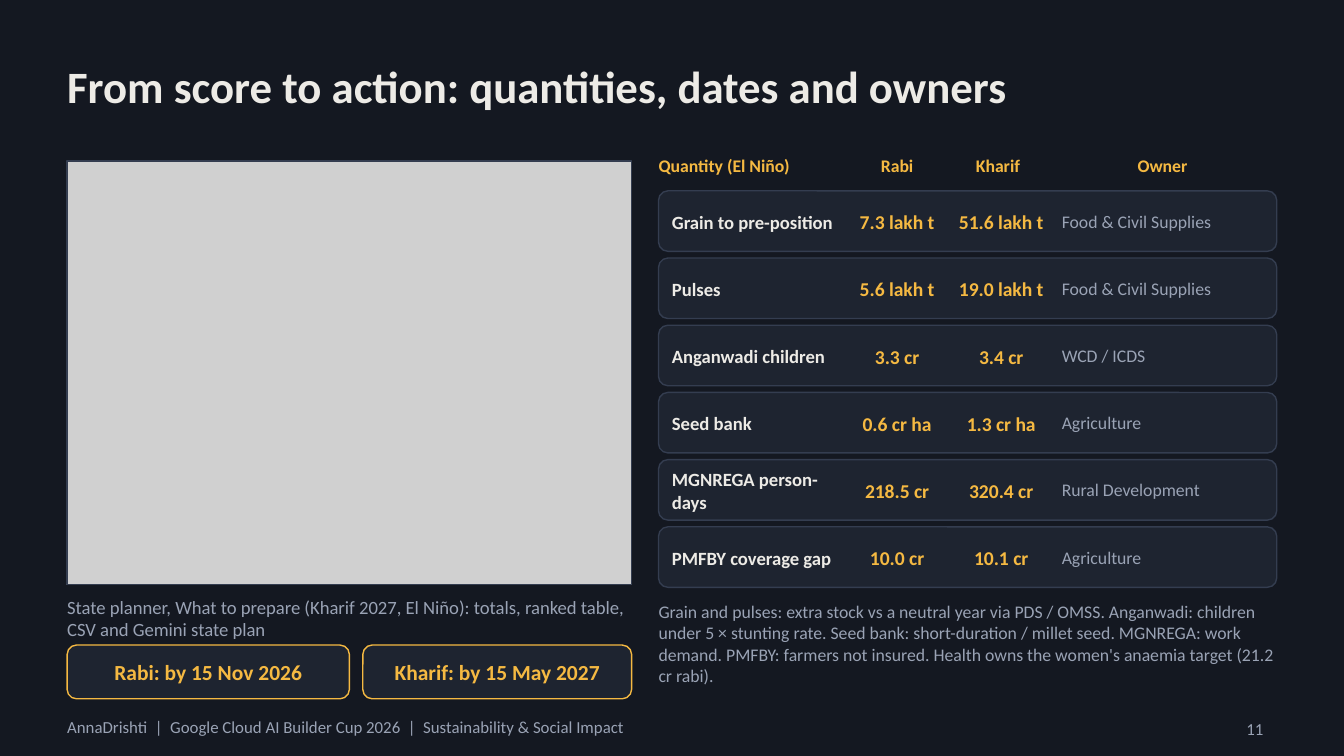
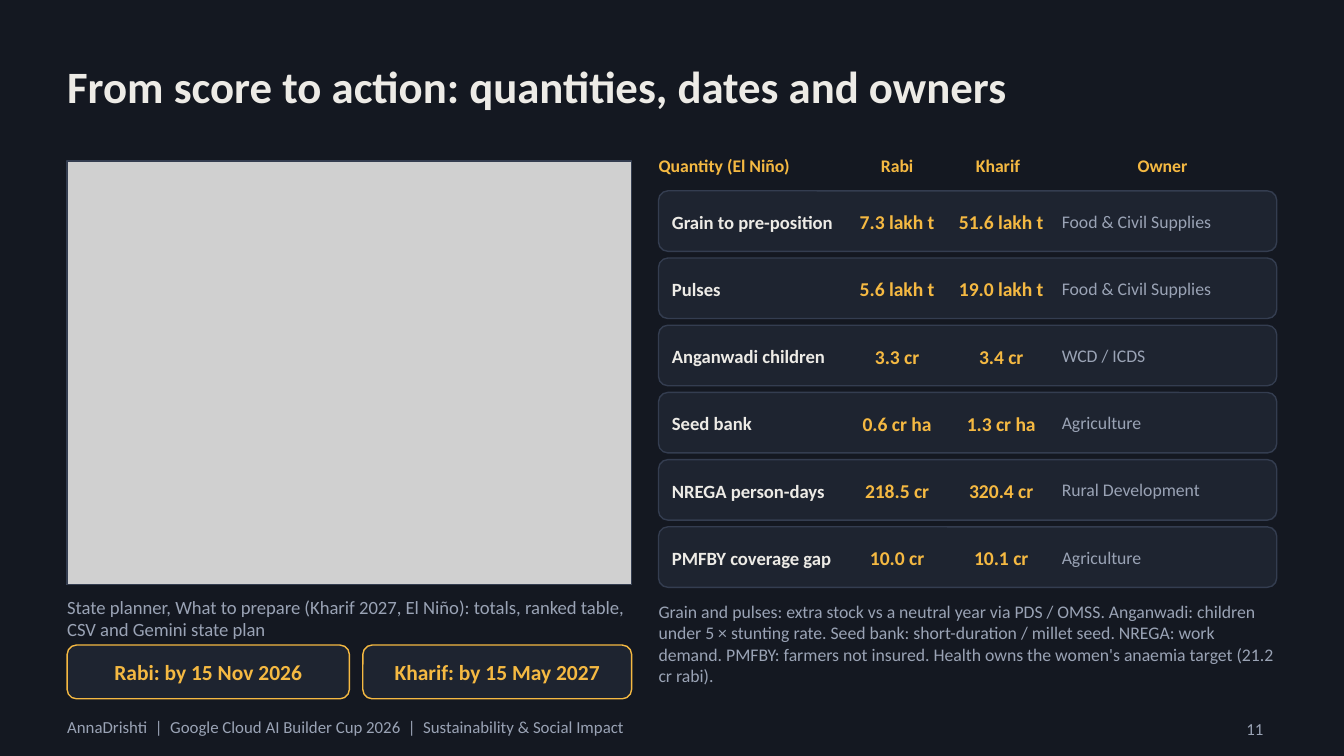
Before and after one commit to mesaketk/annadrishti, a slide deck: slide 11 of docs/AnnaDrishti_deck.pptx. Drawn at 1344x756 pixels with LibreOffice and Linux fonts; fonts in the diff are those of the drawing; grey boxes stand for pictures. Boxes give left, top, right and bottom in pixels: in the first picture for what was removed or moved away, otherwise in the second. Text is boxed around its words. In the diff, an @@ line names an element or a change of style, - is before the commit and + after.

Commit message:
Deck: colour-blind palette screenshots, Vertex wording, NREGA

```diff
--- a/docs/AnnaDrishti_deck.pptx
+++ b/docs/AnnaDrishti_deck.pptx
@@ text at (672, 485, 825, 501): text changed @@
-MGNREGA person-days
+NREGA person-days
@@ text at (659, 605, 1274, 684): text changed @@
-Grain and pulses: extra stock vs a neutral year via PDS / OMSS. Anganwadi: children under 5 × stunting rate. Seed bank: short-duration / millet seed. MGNREGA: work demand. PMFBY: farmers not insured. Health owns the women's anaemia target (21.2 cr rabi).
+Grain and pulses: extra stock vs a neutral year via PDS / OMSS. Anganwadi: children under 5 × stunting rate. Seed bank: short-duration / millet seed. NREGA: work demand. PMFBY: farmers not insured. Health owns the women's anaemia target (21.2 cr rabi).
```
Also in this commit, not shown: 6 other slides changed, 2 other files.
